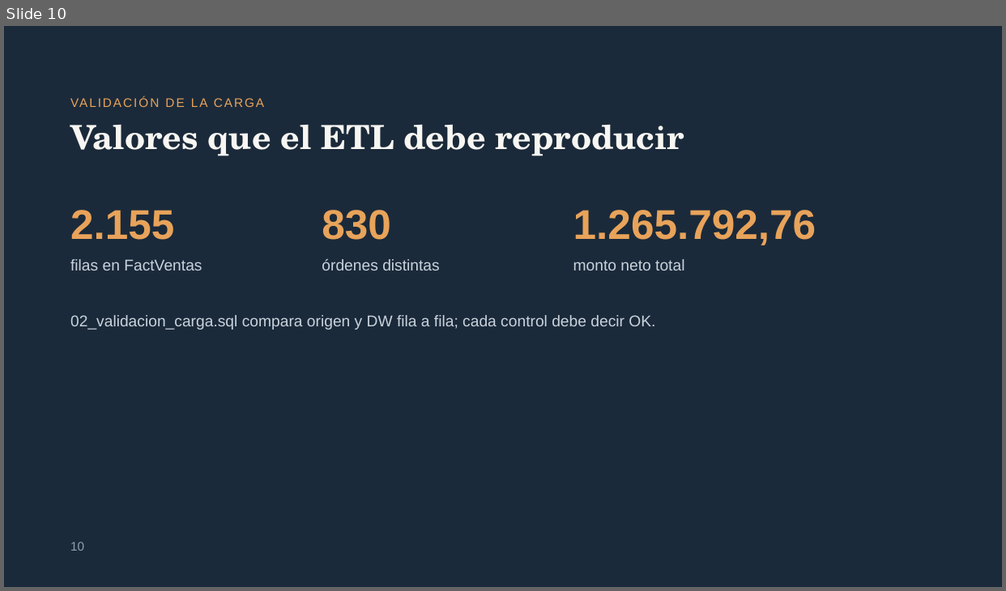
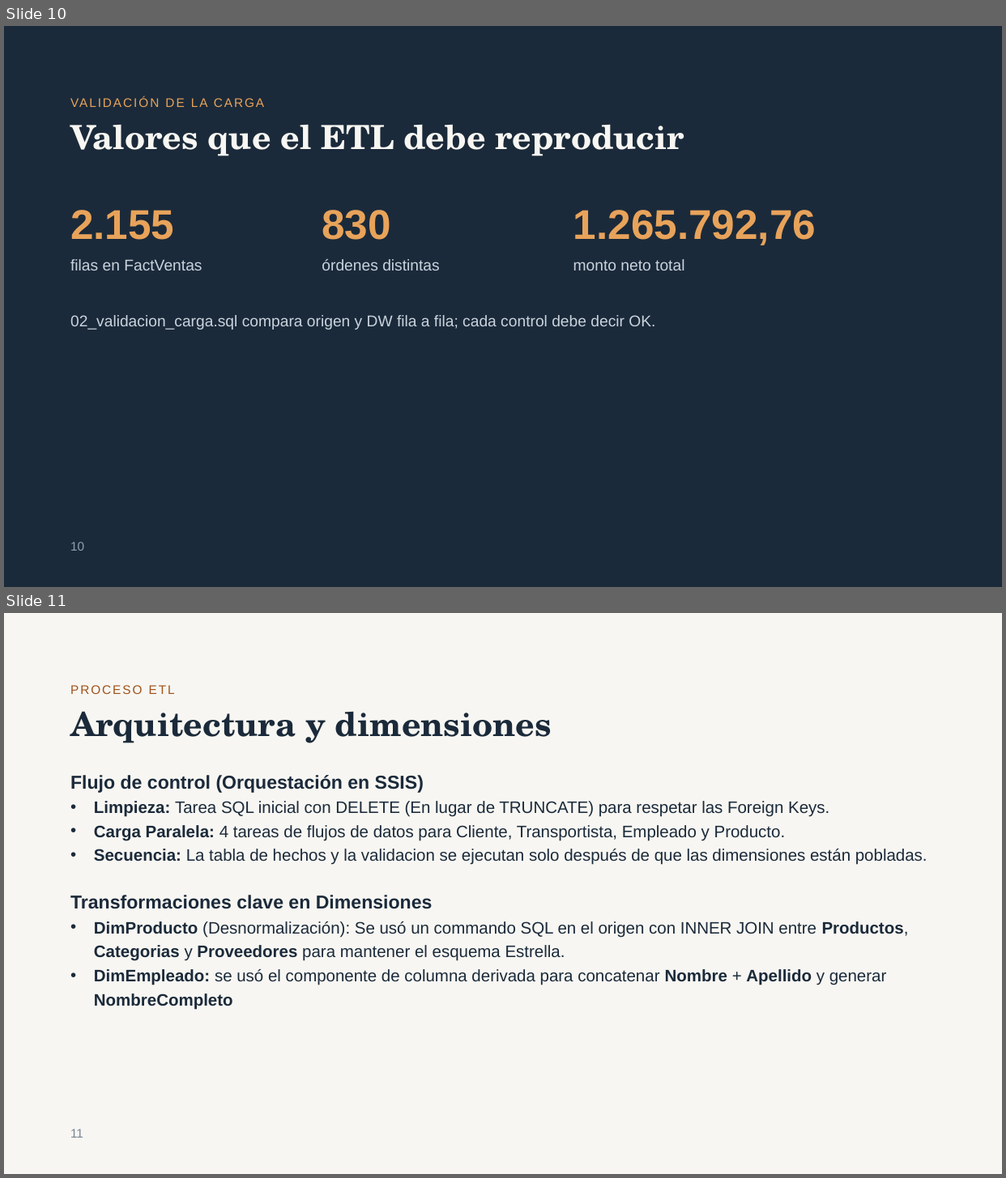
Before and after one commit to MaxiBonoUSM/Inteligencia_de_Negocios_Grupo12, a slide deck: docs/presentacion/Kent Foods – Fase 1.pptx. Shown one above the other, each under a label of ours: slide 10 before the commit, slides 10 and 11 after it. The pictures are 1006x591 and 1006x1178 pixels, drawn with LibreOffice and Linux fonts; fonts in the diff are those of the drawing. Boxes give left, top, right and bottom in pixels: in the first picture for what was removed or moved away, otherwise in the second. Text is boxed around its words. In the diff, an @@ line names an element or a change of style, - is before the commit and + after.

Commit message:
docs(Presentacion, informe) y feat(etl): actualizacion de Presentacion e informe con parte de proceso ETL, agreado como proceso final de ETL validacion automatica con script sql

```diff
--- a/docs/presentacion/Kent Foods – Fase 1.pptx
+++ b/docs/presentacion/Kent Foods – Fase 1.pptx
@@ slide 11 added at (x1=4, y1=613, x2=1002, y2=1174), background #F7F6F2 @@
@@ text added at (x1=70, y1=685, x2=175, y2=694), 12 pt, text #A0521A @@
+PROCESO ETL
@@ title added at (x1=70, y1=711, x2=552, y2=743), 32 pt, text #1B2A3A, bold @@
+Arquitectura y dimensiones
@@ text added at (x1=70, y1=775, x2=927, y2=1010), 16 pt, text #1B2A3A @@
+Flujo de control (Orquestación en SSIS)
+• Limpieza: Tarea SQL inicial con DELETE (En lugar de TRUNCATE) para respetar las Foreign Keys.
+• Carga Paralela: 4 tareas de flujos de datos para Cliente, Transportista, Empleado y Producto.
+• Secuencia: La tabla de hechos y la validacion se ejecutan solo después de que las dimensiones están pobladas.
+Transformaciones clave en Dimensiones
+• DimProducto (Desnormalización): Se usó un commando SQL en el origen con INNER JOIN entre Productos, Categorias y Proveedores para mantener el esquema Estrella.
+• DimEmpleado: se usó el componente de columna derivada para concatenar Nombre + Apellido y generar NombreCompleto
@@ text added at (x1=70, y1=1129, x2=83, y2=1138), 12 pt, text #7A8591 @@
+11
```
Also in this commit, not shown: 1 slide changed, 2 other files.
